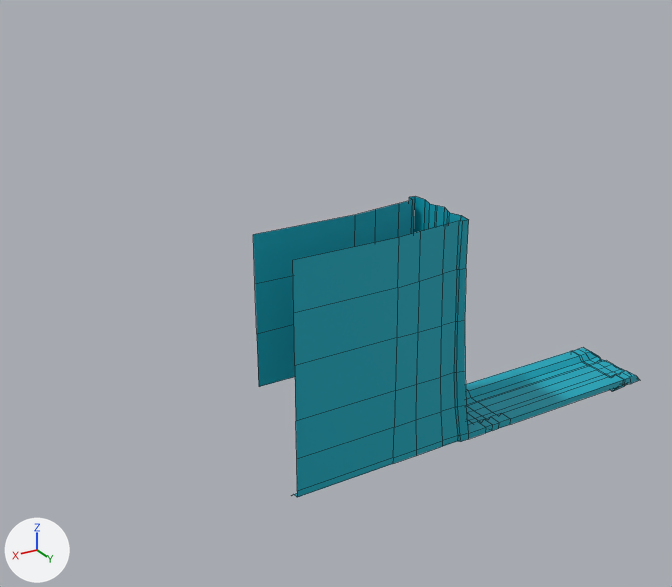
Two versions of the FBX model New Unity Project/Assets/3D Assets/Wall_left_nocrystals.fbx, one commit apart.
Camera for both pictures: a 50 mm camera at (0.2469, 0.1602, 0.0793) aimed at (0.1707, 0.0332, 0.0158). Arrows for +X, +Y and +Z are at lower left; the lights stay in place. Mesh edges are drawn as thin lines. Where no turn or scale is listed for an object, it has been applied to the vertices.

In view in the first picture: 'Wall_left_no_crystals'.
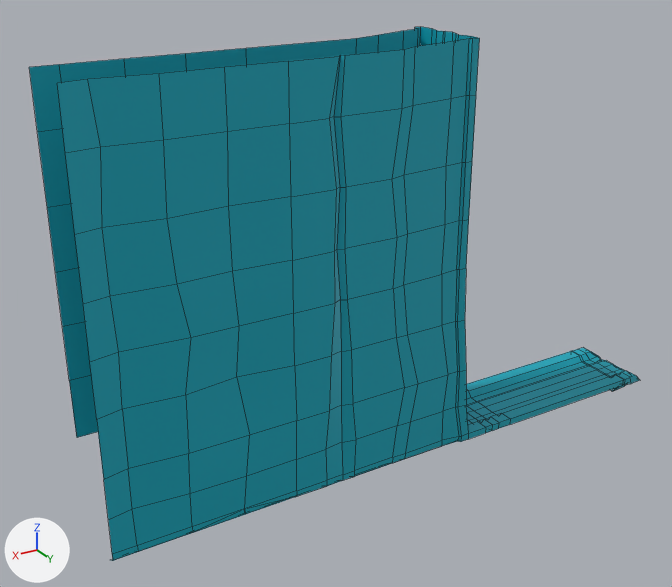
The newer file is also turned or shifted as a whole; pictures and numbers use the older file's frame.

The change, as JSON lines over the scene's bpy script:
```json
{"block": "me_mesh", "where": "# used by ob_wall_left_no_crystals; location = (0.1387, 0.0372, -0.0142)"}
{"op": "remove", "block": "me_mesh", "code": "me_mesh.from_pydata(...)  # 337 vertices, 301 faces; spans x -0.0357..0.0463, y -0.0079..0.0075, z -0.0028..0.0435"}
{"op": "add", "block": "me_mesh", "code": "me_mesh.from_pydata(...)  # 515 vertices, 465 faces; spans x -0.0357..0.0783, y -0.0079..0.0077, z -0.0028..0.073"}
{"block": "me_mesh", "change": "me_mesh part 1"}
{"block": "me_mesh", "change": "6 vertices are removed from x 0.0268..0.0462, y 0.0048..0.0071, z -0.0012..0.0428"}
{"block": "me_mesh", "change": "9 faces are deleted"}
{"block": "me_mesh", "change": "4 vertices in x 0.0158..0.0267, y 0.0071, z -0.0001..0.0011 move by (0.0, -0.0002, 0.0)"}
{"block": "me_mesh", "change": "3 vertices in x 0.0137..0.0267, y 0.0071..0.0073, z 0.0075..0.0147 move by (-0.0007, 0.0, 0.0)"}
{"block": "me_mesh", "change": "3 vertices in x 0.0121..0.0174, y 0.0016..0.0071, z 0.0075..0.0249 move by (-0.0001, 0.0, 0.0)"}
{"block": "me_mesh", "change": "3 vertices in x 0.0123..0.0267, y 0.0058, z -0.0003 move by (0.0, 0.0008, 0.0)"}
{"block": "me_mesh", "change": "21 vertices move from x 0.0117..0.0267, y 0.0029..0.0075, z -0.0012..0.043 to x 0.0115..0.0277, y 0.0029..0.0077, z -0.0012..0.043"}
{"block": "me_mesh", "change": "100 vertices are added at x 0.0176..0.0783, y -0.0063..0.0073, z -0.0012..0.0728"}
{"block": "me_mesh", "change": "15 new vertices lie (0.0, 0.0, 0.0099) away from vertices in x 0.0124..0.0268, y -0.0079..0.0075, z 0.0428..0.0435"}
{"block": "me_mesh", "change": "14 new vertices lie (0.0, 0.0, 0.0109) away from vertices in x 0.0124..0.0147, y -0.0079..0.0075, z 0.0534"}
{"block": "me_mesh", "change": "14 new vertices lie (0.0, 0.0, 0.0087) away from vertices in x 0.0124..0.0147, y -0.0079..0.0075, z 0.0643"}
{"block": "me_mesh", "change": "5 new vertices lie (0.0, 0.0, 0.0108) away from vertices in x 0.0176..0.0463, y -0.0063..0.0071, z 0.0527..0.0533"}
{"block": "me_mesh", "change": "6 new vertices lie (0.0, 0.0, 0.0088) away from vertices in x 0.0225..0.0559, y -0.0063..0.0071, z 0.0635..0.0638"}
{"block": "me_mesh", "change": "5 new vertices lie (0.0092, 0.0, 0.0) away from vertices in x 0.0559, y -0.0063..0.0071, z 0.0427..0.0723"}
{"block": "me_mesh", "change": "5 new vertices lie (0.0097, 0.0, 0.0) away from vertices in x 0.0462, y -0.0063..0.0069, z -0.0012..0.034"}
{"block": "me_mesh", "change": "5 new vertices lie (0.0092, 0.0, 0.0) away from vertices in x 0.0559, y -0.0063..0.0069, z -0.0012..0.034"}
{"block": "me_mesh", "change": "5 new vertices lie (0.0091, 0.0, 0.0) away from vertices in x 0.0651, y -0.0063..0.0069, z -0.0012..0.034"}
{"block": "me_mesh", "change": "5 new vertices lie (0.004, 0.0, 0.0) away from vertices in x 0.0742, y -0.0063..0.0069, z -0.0012..0.034"}
{"block": "me_mesh", "change": "5 new vertices lie (0.0, 0.0, 0.0011) away from vertices in x 0.0462..0.0782, y 0.0069, z -0.0001"}
{"block": "me_mesh", "change": "173 new faces join them"}
```

What differs and where, as boxes (x1, y1, x2, y2) in the pictures (672 x 587 px):
```json
{"object": "Wall_left_no_crystals", "change": "reshaped", "before": [253, 196, 640, 497], "after": [29, 27, 640, 561], "on screen": "58% wider, 77% taller"}
{"part": 1, "of": "me_mesh", "change": "built on", "before": [293, 221, 466, 497], "after": [29, 27, 480, 561]}
```
